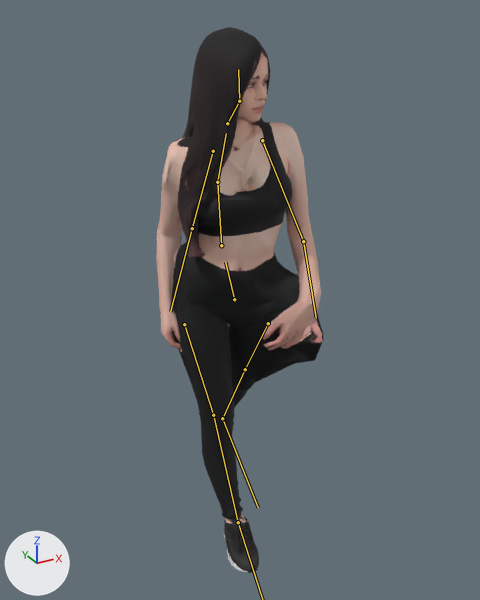
What one commit did to the glTF model client/assets/citizens/athletic-black.gltf.
Rendered twice from a camera (50 mm lens) standing at (-0.897, -1.716, 1.707) and looking at (0.062, 0.027, 0.835). The axes (+X, +Y, +Z) are drawn at lower left. The lights are the same throughout. The older version comes first. Both versions are drawn at frame 20 of the action 'Walk'; the numbers are the values there. The bones that change, and the others that lie on the model, are drawn over the model as lines.

The first picture shows 'athletic-black'.
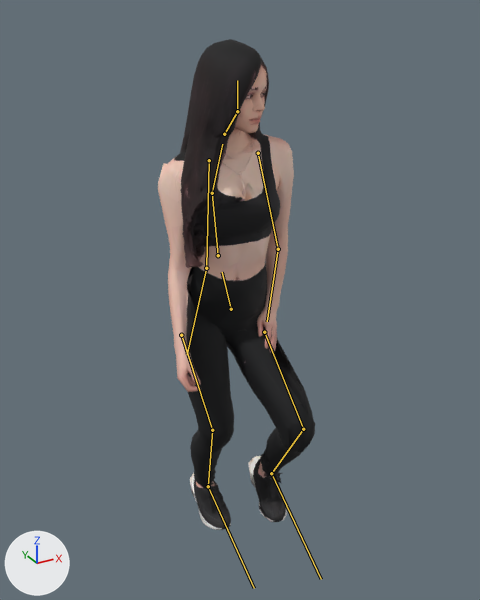
Location of each change, [x1, y1, x2, y2] in pixels of the pictures (480 x 600 px):
```json
{"object": "athletic-black", "change": "posed", "before": [156, 27, 324, 573], "after": [158, 39, 315, 530], "on screen": "7% narrower, 10% shorter"}
{"bone": "hips", "before": "(234, 299) to (225, 262)", "after": "(231, 309) to (222, 272)"}
{"bone": "spine", "before": "(221, 245) to (217, 182)", "after": "(218, 255) to (212, 193)"}
{"bone": "chest", "before": "(217, 182) to (226, 133)", "after": "(212, 193) to (222, 144)"}
{"bone": "upperarm.L", "before": "(262, 140) to (303, 241)", "after": "(258, 153) to (278, 249)"}
{"bone": "forearm.L", "before": "(303, 241) to (316, 318)", "after": "(278, 249) to (267, 321)"}
{"bone": "upperarm.R", "before": "(213, 151) to (192, 228)", "after": "(209, 160) to (206, 268)"}
{"bone": "forearm.R", "before": "(192, 228) to (170, 311)", "after": "(206, 268) to (187, 354)"}
{"bone": "thigh.L", "before": "(268, 323) to (245, 369)", "after": "(264, 332) to (303, 429)"}
{"bone": "shin.L", "before": "(245, 369) to (222, 418)", "after": "(303, 429) to (271, 473)"}
{"bone": "foot.L", "before": "(222, 418) to (258, 507)", "after": "(271, 473) to (321, 579)"}
{"bone": "thigh.R", "before": "(184, 324) to (213, 415)", "after": "(181, 335) to (212, 430)"}
{"bone": "shin.R", "before": "(213, 415) to (238, 522)", "after": "(212, 430) to (208, 486)"}
```

The change, as JSON lines over the scene's bpy script:
```json
{"block": "bone_hips", "where": "bone_hips = bpy.data.objects['athletic-black_rig'].pose.bones['hips']"}
{"op": "set", "path": "bone_hips.location", "old": "(0.0, -0.019, 0.0)", "new": "(-0.019, -0.047, -0.002)"}
{"op": "set", "path": "bone_hips.rotation_quaternion", "old": "(0.999, 0.0, -0.038, 0.0)", "new": "(1.0, -0.004, -0.019, -0.001)", "note": "degrees (0, -4, 0) -> degrees (0, -2, 0)"}
{"block": "bone_spine", "where": "bone_spine = bpy.data.objects['athletic-black_rig'].pose.bones['spine']  # child of 'hips'"}
{"op": "set", "path": "bone_spine.rotation_quaternion", "old": "(1.0, 0.026, 0.0, 0.0)", "new": "(1.0, 0.017, 0.002, 0.0)", "note": "degrees (3, 0, 0) -> degrees (2, 0, 0)"}
{"block": "bone_chest", "where": "bone_chest = bpy.data.objects['athletic-black_rig'].pose.bones['chest']  # child of 'spine'"}
{"op": "set", "path": "bone_chest.rotation_quaternion", "old": "(0.999, 0.0, 0.053, 0.0)", "new": "(1.0, 0.002, 0.025, -0.013)", "note": "degrees (0, 6, 0) -> degrees (0, 3, -1)"}
{"block": "bone_upperarm_l", "where": "bone_upperarm_l = bpy.data.objects['athletic-black_rig'].pose.bones['upperarm.L']  # child of 'chest'"}
{"op": "set", "path": "bone_upperarm_l.rotation_quaternion", "old": "(0.995, -0.098, 0.0, 0.0)", "new": "(0.998, 0.054, 0.015, 0.0)", "note": "degrees (-11, 0, 0) -> degrees (6, 2, 0)"}
{"block": "bone_forearm_l", "where": "bone_forearm_l = bpy.data.objects['athletic-black_rig'].pose.bones['forearm.L']  # child of 'upperarm.L'"}
{"op": "set", "path": "bone_forearm_l.rotation_quaternion", "old": "(0.983, -0.182, 0.0, 0.0)", "new": "(0.999, -0.04, 0.009, 0.0)", "note": "degrees (-21, 0, 0) -> degrees (-5, 1, 0)"}
{"block": "bone_upperarm_r", "where": "bone_upperarm_r = bpy.data.objects['athletic-black_rig'].pose.bones['upperarm.R']  # child of 'chest'"}
{"op": "set", "path": "bone_upperarm_r.rotation_quaternion", "old": "(0.995, 0.098, 0.0, 0.0)", "new": "(0.991, -0.135, 0.0, 0.0)", "note": "degrees (11, 0, 0) -> degrees (-15, 0, 0)"}
{"block": "bone_forearm_r", "where": "bone_forearm_r = bpy.data.objects['athletic-black_rig'].pose.bones['forearm.R']  # child of 'upperarm.R'"}
{"op": "set", "path": "bone_forearm_r.rotation_quaternion", "old": "(0.993, -0.122, 0.0, 0.0)", "new": "(1.0, -0.026, 0.014, 0.0)", "note": "degrees (-14, 0, 0) -> degrees (-3, 2, 0)"}
{"block": "bone_thigh_l", "where": "bone_thigh_l = bpy.data.objects['athletic-black_rig'].pose.bones['thigh.L']  # child of 'hips'"}
{"op": "set", "path": "bone_thigh_l.rotation_quaternion", "old": "(0.984, 0.18, 0.0, 0.0)", "new": "(-0.884, 0.467, 0.0, 0.031)", "note": "degrees (21, 0, 0) -> degrees (-56, -2, -3)"}
{"block": "bone_shin_l", "where": "bone_shin_l = bpy.data.objects['athletic-black_rig'].pose.bones['shin.L']  # child of 'thigh.L'"}
{"op": "set", "path": "bone_shin_l.rotation_quaternion", "old": "(0.996, 0.089, 0.0, 0.0)", "new": "(0.711, 0.703, 0.0, 0.022)", "note": "degrees (10, 0, 0) -> degrees (89, -2, 2)"}
{"block": "bone_foot_l", "where": "bone_foot_l = bpy.data.objects['athletic-black_rig'].pose.bones['foot.L']  # child of 'shin.L'"}
{"op": "set", "path": "bone_foot_l.rotation_quaternion", "old": "(0.969, -0.246, 0.0, 0.0)", "new": "(0.968, -0.249, -0.039, -0.018)", "note": "degrees (-28, 0, 0) -> degrees (-29, -5, -1)"}
{"block": "bone_thigh_r", "where": "bone_thigh_r = bpy.data.objects['athletic-black_rig'].pose.bones['thigh.R']  # child of 'hips'"}
{"op": "set", "path": "bone_thigh_r.rotation_quaternion", "old": "(0.984, -0.18, 0.0, 0.0)", "new": "(0.968, -0.25, 0.0, 0.017)", "note": "degrees (-21, 0, 0) -> degrees (-29, 0, 2)"}
{"block": "bone_shin_r", "where": "bone_shin_r = bpy.data.objects['athletic-black_rig'].pose.bones['shin.R']  # child of 'thigh.R'"}
{"op": "set", "path": "bone_shin_r.rotation_quaternion", "old": "(0.999, 0.044, 0.0, 0.0)", "new": "(0.881, 0.472, 0.0, -0.02)", "note": "degrees (5, 0, 0) -> degrees (56, 1, -2)"}
{"block": "bone_foot_r", "where": "bone_foot_r = bpy.data.objects['athletic-black_rig'].pose.bones['foot.R']  # child of 'shin.R'"}
{"op": "set", "path": "bone_foot_r.rotation_quaternion", "old": "(0.989, 0.148, 0.0, 0.0)", "new": "(0.971, -0.239, -0.02, -0.013)", "note": "degrees (17, 0, 0) -> degrees (-28, -3, -1)"}
```
